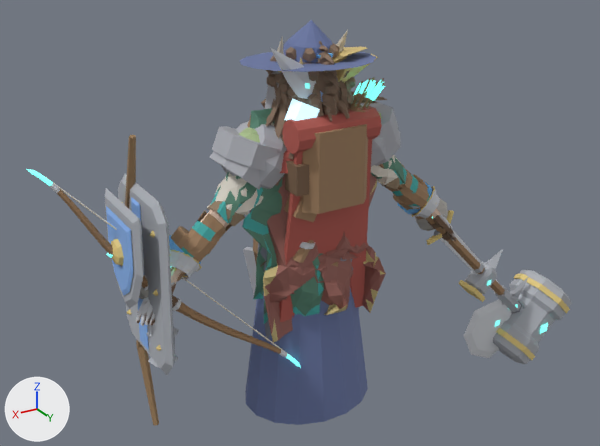
The Blender file art/creator/humanoid_heavy/humanoid_heavy_feminine.blend: old version first, new version second.
One viewpoint serves both versions: a camera (50 mm lens) standing at (2.0, 3.27, 2.74) and looking at (-0.08, -0.21, 1.0). The lights are fixed; the arrows at lower left show +X, +Y and +Z. The older version comes first.

In view in the first picture: 'part.back.backpack', 'part.back.cape', 'part.back.travel_cape', 'part.head.wide_hat', 'part.offhand.ranger_bow', 'part.offhand.shield', 'part.offhand.tower_shield', 'part.shoulders.ranger_cloak', 'part.shoulders.slabs', 'part.torso.robe', 'part.weapon.great_axe', 'part.weapon.maul' and 32 more.
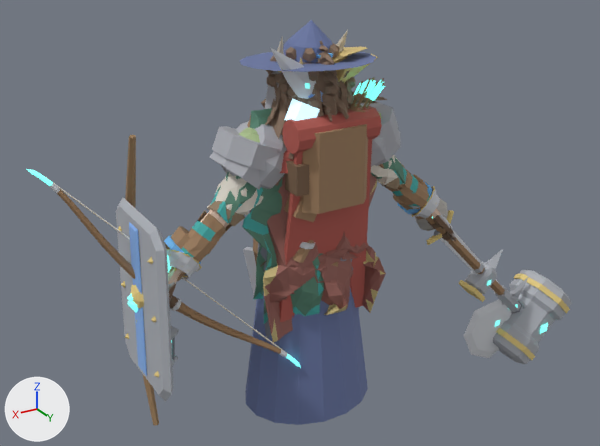
Pixel boxes [x1, y1, x2, y2] of what changed, in the pictures (600 x 446 px; the box of a moved part takes in the faces that stretch with it):
'part.offhand.tower_shield', reshaped
    before: [118, 174, 175, 375]
    after: [116, 198, 173, 402]
'part.offhand.shield', reshaped
    before: [105, 188, 144, 308]
    after: [127, 285, 144, 308]
part 1 of me_part_offhand_shield, moved or reshaped (not visible afterwards)
    before: [105, 188, 144, 308]
part 2 of me_part_offhand_shield, moved or reshaped (not visible afterwards)
    before: [106, 206, 133, 296]
part 3 of me_part_offhand_shield, moved or reshaped
    before: [111, 239, 124, 265]
    after: [130, 285, 144, 308]
part 4 of me_part_offhand_shield, moved or reshaped
    before: [106, 253, 113, 258]
    after: [127, 293, 133, 301]
part 5 of me_part_offhand_tower_shield, moved or reshaped
    before: [118, 174, 175, 375]
    after: [116, 198, 173, 402]
part 6 of me_part_offhand_tower_shield, moved or reshaped
    before: [131, 197, 149, 351]
    after: [129, 222, 147, 376]
part 7 of me_part_offhand_tower_shield, moved or reshaped
    before: [156, 344, 161, 351]
    after: [154, 371, 159, 377]
part 8 of me_part_offhand_tower_shield, moved or reshaped
    before: [152, 289, 158, 296]
    after: [151, 316, 156, 323]
part 9 of me_part_offhand_tower_shield, moved or reshaped
    before: [150, 231, 155, 238]
    after: [147, 257, 153, 264]
part 10 of me_part_offhand_tower_shield, moved or reshaped (not visible before)
    after: [127, 300, 138, 312]

The change, as a diff of the scene's bpy script:
```diff
--- a/art/creator/humanoid_heavy/humanoid_heavy_feminine.blend.py
+++ b/art/creator/humanoid_heavy/humanoid_heavy_feminine.blend.py
@@ me_part_offhand_shield @@
 # used by ob_part_offhand_shield; location = (0.0, 0.0, 0.0)
-me_part_offhand_shield.from_pydata(...)  # 93 vertices, 77 faces; spans x 0.78..1.031, y -0.215..0.205, z 0.882..1.402
+me_part_offhand_shield.from_pydata(...)  # 93 vertices, 77 faces; spans x 0.78..0.974, y -0.164..0.256, z 0.671..1.191
+# me_part_offhand_shield part 1: the loose piece of 21 vertices spanning x 0.922..0.967, y -0.215..0.205, z 0.882..1.402 is moved by (-0.058, 0.051, -0.211)
+# me_part_offhand_shield part 2: the loose piece of 21 vertices spanning x 0.955..0.978, y -0.161..0.15, z 0.953..1.338 is moved by (-0.058, 0.051, -0.211)
+# me_part_offhand_shield part 3: the loose piece of 17 vertices spanning x 0.971..1.017, y -0.07..0.06, z 1.108..1.238 is moved by (-0.058, 0.051, -0.211)
+# me_part_offhand_shield part 4: the loose piece of 6 vertices spanning x 0.987..1.031, y -0.027..0.017, z 1.151..1.195 is moved by (-0.058, 0.051, -0.211)
+# other edits to the shape of me_part_offhand_shield do not show in these pictures
 me_part_offhand_shield.materials.append(mat_metal)
@@ me_part_offhand_tower_shield @@
 # used by ob_part_offhand_tower_shield; location = (0.0, 0.0, 0.0)
-me_part_offhand_tower_shield.from_pydata(...)  # 106 vertices, 104 faces; spans x 0.78..0.93, y -0.313..0.248, z 0.586..1.447
+me_part_offhand_tower_shield.from_pydata(...)  # 106 vertices, 104 faces; spans x 0.78..0.975, y -0.234..0.327, z 0.505..1.366
+# me_part_offhand_tower_shield part 5: the loose piece of 24 vertices spanning x 0.815..0.88, y -0.313..0.248, z 0.586..1.447 is moved by (0.046, 0.079, -0.081)
+# me_part_offhand_tower_shield part 6: the loose piece of 12 vertices spanning x 0.86..0.891, y -0.084..0.018, z 0.647..1.387 is moved by (0.046, 0.079, -0.081)
+# me_part_offhand_tower_shield part 7: the loose piece of 6 vertices spanning x 0.862..0.898, y 0.139..0.175, z 0.719..0.755 is moved by (0.046, 0.079, -0.081)
+# me_part_offhand_tower_shield part 8: the loose piece of 6 vertices spanning x 0.856..0.892, y 0.139..0.175, z 0.999..1.035 is moved by (0.046, 0.079, -0.081)
+# me_part_offhand_tower_shield part 9: the loose piece of 6 vertices spanning x 0.85..0.886, y 0.139..0.175, z 1.279..1.315 is moved by (0.046, 0.079, -0.081)
+# me_part_offhand_tower_shield part 10: the loose piece of 6 vertices spanning x 0.85..0.93, y -0.073..0.007, z 0.962..1.074 is moved by (0.046, 0.079, -0.081)
+# other edits to the shape of me_part_offhand_tower_shield do not show in these pictures
 me_part_offhand_tower_shield.materials.append(mat_metal)
```
